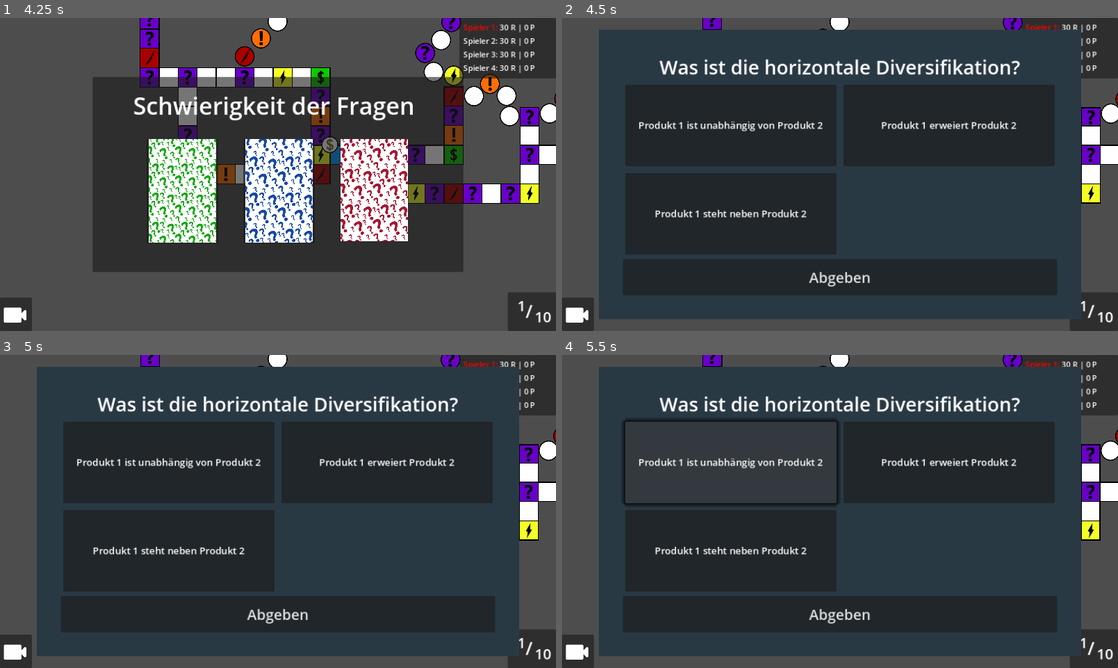
Above: before the commit, frames 1-4 (two rows, left to right).
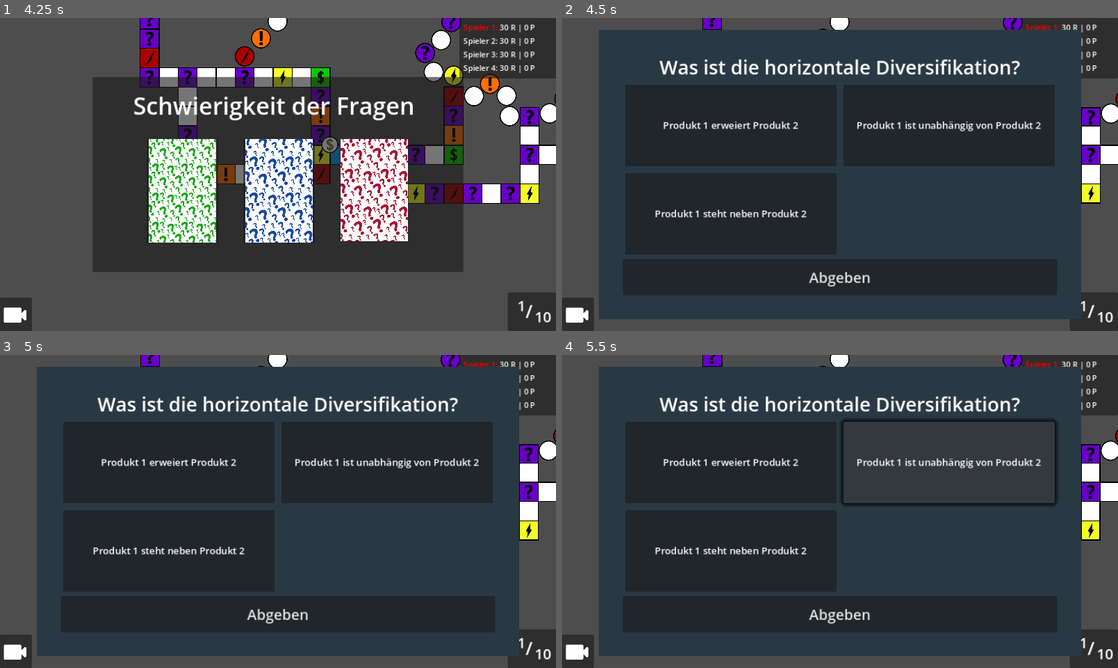
Above: after the commit, the same moments.

Repository: hfxbse/mparty
Game: Godot game, scene res://main/main.tscn
The game is run twice, just before and just after one commit, with the same random seed, the same clock (stepped at 60 frames per second) and the same inputs.
Inputs (mouse positions are in pixels of both pictures, inside the frame that each line leads up to):
- Up to frame 1 (4.25 s): click "ok" at 0.5 s; click (16, 315) at 1.25 s; click (16, 315) at 2 s; click (278, 202) at 2.75 s; click (16, 315) at 3.5 s
- Up to frame 2 (4.5 s): click "Einfach" at 4.25 s
- Up to frame 3 (5 s): no input
- Up to frame 4 (5.5 s): click "Produkt 1 ist unabhängig von …" at 5 s

Frame 1 is identical in both runs. In frame 2, 1.0% of the frame differs, in the area x 13-87%, y 32-37%; in frame 3, 1.0%; in frame 4, 2.9%, in the area x 10-90%, y 20-49%.

Commit message:
Add duels
PR #54
Co-authored-by: Felix Burkard <felix-burkard@web.de>

Diff:
--- a/data_providers/question_provider/questions_provider.gd
+++ b/data_providers/question_provider/question_provider.gd
@@ -22,6 +22,7 @@
 
 	for question in questions_from_json:
 		var question_obj = Question.new()
+
 		var difficulty = difficulty_mapping[str(question["difficulty"])]
 		assert(difficulty != null, "Difficulty \"%s\" is not supported." % difficulty)
 
--- a/data_providers/question_provider/question_provider.tres
+++ b/data_providers/question_provider/question_provider.tres
@@ -1,6 +1,6 @@
 [gd_resource type="Resource" script_class="QuestionsProvider" load_steps=2 format=3 uid="uid://dadb3kw0obcwl"]
 
-[ext_resource type="Script" path="res://data_providers/question_provider/questions_provider.gd" id="1_1upmw"]
+[ext_resource type="Script" path="res://data_providers/question_provider/question_provider.gd" id="1_1upmw"]
 
 [resource]
 script = ExtResource("1_1upmw")
--- /dev/null
+++ b/duel/duell.gd
@@ -0,0 +1,59 @@
+class_name Duel extends CanvasLayer
+
+var attacker: Player
+var target: Player
+
+var attacker_points: int
+var target_points: int
+var current_question: Question
+
+enum DuelEndings {
+	ATTACKER_WINS,
+	ATTACKER_LOSES,
+	DRAW
+}
+
+signal duel_result(ending: DuelEndings)
+
+
+func _on_start_button_pressed():
+	visible = false
+	var counter = 0
+	var question_difficulty = preload("res://question_difficulty/question_difficulty.tscn").instantiate()
+	var question_handler = preload("res://data_providers/question_provider/question_provider.tres")
+
+	add_child(question_difficulty)
+	var difficulty = await question_difficulty.difficulty
+	await remove_child(question_difficulty)
+
+	while attacker_points == target_points && counter < 3:
+		counter += 1
+		current_question = question_handler.get_random_question(difficulty)
+		attacker_points += await start_question(attacker)
+		target_points += await start_question(target)
+
+	if attacker_points > target_points:
+		duel_result.emit(DuelEndings.ATTACKER_WINS)
+	elif attacker_points < target_points:
+		duel_result.emit(DuelEndings.ATTACKER_LOSES)
+	else:
+		duel_result.emit(DuelEndings.DRAW)
+
+
+func start_duel(attacker: Player, target: Player):
+	self.attacker = attacker
+	self.target = target
+
+	return duel_result
+
+
+func start_question(player: Player):
+	var question_panel = preload("res://question_panel/question_panel.tscn").instantiate()
+
+	add_child(question_panel)
+	question_panel.player_name = player.player_name
+	var question_result = await question_panel.display_specific_question(current_question)
+	await get_tree().create_timer(1.5).timeout
+	remove_child(question_panel)
+
+	return 1 if question_result else 0
--- /dev/null
+++ b/duel/overtaking_duell.tscn
@@ -0,0 +1,55 @@
+[gd_scene load_steps=2 format=3 uid="uid://cgq3s8p37jqah"]
+
+[ext_resource type="Script" path="res://duel/duell.gd" id="1_ujmsu"]
+
+[node name="overtaking_duell" type="CanvasLayer"]
+script = ExtResource("1_ujmsu")
+
+[node name="Panel" type="Panel" parent="."]
+anchors_preset = 8
+anchor_left = 0.5
+anchor_top = 0.5
+anchor_right = 0.5
+anchor_bottom = 0.5
+offset_left = -448.0
+offset_top = -192.0
+offset_right = 448.0
+offset_bottom = 192.0
+grow_horizontal = 2
+grow_vertical = 2
+
+[node name="DuellTitle" type="Label" parent="Panel"]
+layout_mode = 1
+anchors_preset = 8
+anchor_left = 0.5
+anchor_top = 0.5
+anchor_right = 0.5
+anchor_bottom = 0.5
+offset_left = -192.0
+offset_top = -132.0
+offset_right = 192.0
+offset_bottom = -68.0
+grow_horizontal = 2
+grow_vertical = 2
+theme_override_font_sizes/font_size = 30
+text = "Duell"
+horizontal_alignment = 1
+vertical_alignment = 1
+
+[node name="StartButton" type="Button" parent="Panel"]
+layout_mode = 1
+anchors_preset = 7
+anchor_left = 0.5
+anchor_top = 1.0
+anchor_right = 0.5
+anchor_bottom = 1.0
+offset_left = -64.0
+offset_top = -92.0
+offset_right = 64.0
+offset_bottom = -44.0
+grow_horizontal = 2
+grow_vertical = 0
+text = "Starte Duell"
+
+[connection signal="duel_result" from="." to="." method="_on_duel_result"]
+[connection signal="pressed" from="Panel/StartButton" to="." method="_on_start_button_pressed"]
--- /dev/null
+++ b/duel/same_field_duel.tscn
@@ -0,0 +1,67 @@
+[gd_scene load_steps=2 format=3 uid="uid://c5ivdhmuxnedn"]
+
+[ext_resource type="Script" path="res://duel/duell.gd" id="1_u1liu"]
+
+[node name="same_field_duel" type="CanvasLayer"]
+script = ExtResource("1_u1liu")
+
+[node name="Panel" type="Panel" parent="."]
+anchors_preset = 8
+anchor_left = 0.5
+anchor_top = 0.5
+anchor_right = 0.5
+anchor_bottom = 0.5
+offset_left = -448.0
+offset_top = -192.0
+offset_right = 448.0
+offset_bottom = 192.0
+grow_horizontal = 2
+grow_vertical = 2
+
+[node name="BigBallerDuell" type="Label" parent="Panel"]
+layout_mode = 1
+anchors_preset = -1
+anchor_right = 0.054
+anchor_bottom = 0.135
+offset_left = 128.0
+offset_top = 60.0
+offset_right = 719.616
+offset_bottom = 72.16
+theme_override_font_sizes/font_size = 30
+text = "Big Baller Duell"
+horizontal_alignment = 1
+vertical_alignment = 1
+
+[node name="Infotext" type="Label" parent="Panel"]
+layout_mode = 1
+anchors_preset = 8
+anchor_left = 0.5
+anchor_top = 0.5
+anchor_right = 0.5
+anchor_bottom = 0.5
+offset_left = -320.0
+offset_top = -44.0
+offset_right = 345.0
+offset_bottom = 28.0
+grow_horizontal = 2
+grow_vertical = 2
+text = "Es kann nur einen geben: Halber Vermögenseinsatz, der Gewinner bekommt das Geld.
+Angreifer wählt die Schwierigkeit aus."
+
+[node name="StartButton" type="Button" parent="Panel"]
+layout_mode = 1
+anchors_preset = 7
+anchor_left = 0.5
+anchor_top = 1.0
+anchor_right = 0.5
+anchor_bottom = 1.0
+offset_left = -64.0
+offset_top = -92.0
+offset_right = 64.0
+offset_bottom = -44.0
+grow_horizontal = 2
+grow_vertical = 0
+text = "Starte Duell"
+
+[connection signal="duel_result" from="." to="." method="_on_duel_result"]
+[connection signal="pressed" from="Panel/StartButton" to="." method="_on_start_button_pressed"]
--- a/main/main.gd
+++ b/main/main.gd
@@ -89,6 +89,13 @@
 		player.sprite.texture = sprites[i]
 		player.sprite.visibility_layer = 9
 
+		var regexPattern = "\\b(?!res\\b)\\w+\\b"
+		var regex = RegEx.new()
+		regex.compile(regexPattern)
+		var matches = regex.search_all(sprites[i].resource_path)
+
+		player.player_name = matches[1].get_string()
+
 	return players
 
 
--- a/player/player.gd
+++ b/player/player.gd
@@ -6,6 +6,7 @@
 signal update
 
 var skip = false
+var player_name: String
 
 
 var patente: int:
@@ -26,6 +27,7 @@
 
 var current_location: Field
 var last_location: Field
+var duel_panel
 
 signal turn_ended
 
@@ -120,8 +122,23 @@
 
 
 func duel(player: Player):
-	print("Duel triggered")
+	duel_panel = preload("res://duel/same_field_duel.tscn").instantiate()
+	add_child(duel_panel)
+	var result = await duel_panel.start_duel(player, self)
+	apply_duel_outcome(player, min(self.riesen, player.riesen) / 2, result)
 
 
 func driveby_duel(player: Player):
-	print("Drive-by Duel triggered")
+	duel_panel = preload("res://duel/overtaking_duell.tscn").instantiate()
+	add_child(duel_panel)
+	var result = await duel_panel.start_duel(player, self)
+	apply_duel_outcome(player, 30, result)
+
+func apply_duel_outcome(other_player: Player, bet_amount: int, result):
+	if result == Duel.DuelEndings.ATTACKER_LOSES:
+		bet_amount *= -1
+	elif result == Duel.DuelEndings.DRAW:
+		bet_amount *= 0
+
+	self.riesen -= bet_amount
+	other_player.riesen += bet_amount
--- a/question_panel/question_panel.gd
+++ b/question_panel/question_panel.gd
@@ -7,33 +7,43 @@
 @onready var answer_container = $MarginContainer/QuestionContainer/AnswerContainer
 @onready var question_container = $MarginContainer/QuestionContainer
 
+@export var player_name: String = "":
+	set(text):
+		if player_name != text:
+			player_name = text
+
+			if question_label:
+				question_label.text = text + ": " + question_label.text
+
 signal answer_selected(answer: bool)
 
 
 func display_question(difficulty):
-	var question_handler = preload("res://data_providers/question_provider/question_provider.tres")
+	var question_provider = preload("res://data_providers/question_provider/question_provider.tres")
+	return display_specific_question(question_provider.get_random_question(difficulty))
 
-	question = question_handler.get_random_question(difficulty)
-	question_label.set_text(question.question)
+
+func display_specific_question(question: Question):
+	self.question = question
+
+	question_label.text = question_label.text + question.question
 
 	var answer_possibilities = question.answer_possibilities.duplicate()
 	answer_possibilities.shuffle()
 
 	for answer_possibility in answer_possibilities:
-		var answer_button = create_answer_button(answer_possibility, _on_answer_selected)
-
+		var answer_button = create_answer_button(answer_possibility)
+		answer_button.button_pressed.connect(_on_answer_selected)
 		answer_container.add_child(answer_button)
 
 	return answer_selected
 
 
-func create_answer_button(answer, selected_receiver):
+func create_answer_button(answer):
 	var scene = preload("res://question_panel/answer_button.tscn")
 	var answer_button = scene.instantiate()
 	answer_button.button_text = answer
 	answer_button.correct_answer = answer == question.right_answer
-
-	answer_button.button_pressed.connect(selected_receiver)
 
 	return answer_button
 
--- a/question_panel/question_panel.tscn
+++ b/question_panel/question_panel.tscn
@@ -49,7 +49,6 @@
 layout_mode = 2
 theme_override_colors/font_color = Color(1, 1, 1, 1)
 theme_override_font_sizes/font_size = 40
-text = "Question: ..."
 horizontal_alignment = 1
 vertical_alignment = 1
 autowrap_mode = 1
